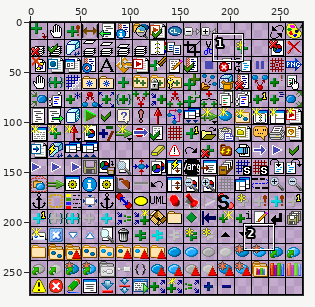
Two states of a sprite sheet, Delivery/studio/bitmaps/png/icon_matrix_16.png. The first picture is a wide view before the edit; the outline marks the close-up.
Close-up. First the earlier version:
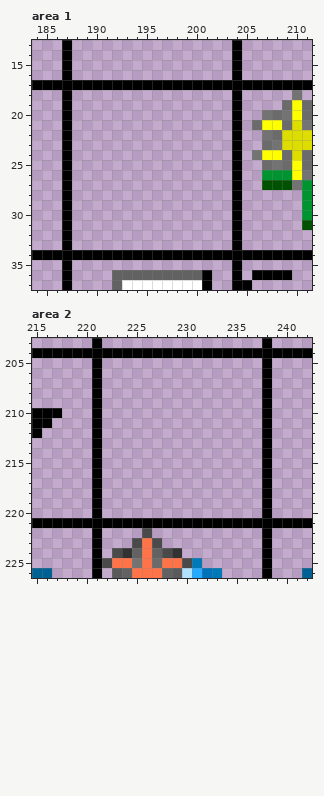
The file is 273x273 pixels. Colours within 5 levels of each other are drawn and written as one. Shown: area 1: x 184..211, y 13..37; area 2: x 215..242, y 203..226.
And afterwards:
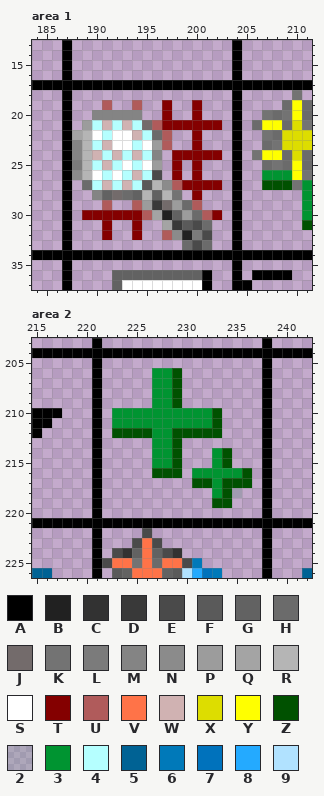
Palette (. is transparent): A #000000  B #212121  C #323232  D #393939  E #4a4a4a  F #5a5a5a  G #626262  H #6b6b6b  J #736b6b  K #737373  L #7b7b7b  M #848484  N #8b8b8b  P #9c9c9c  Q #a4a4a4  R #b5b5b5  S #ffffff  T #840000  U #b05b5b  V #ff7348  W #d0b2b2  X #dddd00  Y #ffff00  Z #005100  2 #0094311d  3 #009431  4 #b5ffff  5 #006294  6 #0079b9  7 #0072bc  8 #24aaff  9 #b1e2ff
Edits made:
Changed rows in their new state; - is an unchanged pixel.
Area 1:
first column x 188:
19 ---U--U--T--T--
20 --MMMMM--T--T--
21 -P4W4W4JUTTTTTT
22 QRS4SSW4HU--T--
23 MR4WSS4SPU--T--
24 MRW4W4W4M-TTTTT
25 LR4W4S4SP-T-T--
26 NRS4S4W4E-T-T--
27 -H4W4W4FRNUTTTT
28 --MGJHGRGRK-T--
29 ---U--UPDJPHU--
30 -TTTTTTUQBGPHUT
31 ---T--T--QDFEH-
32 ---T--T--UNBLE-
33 -----------HEH-
Area 2:
first column x 223:
206 ----33Z-------
207 ----33Z-------
208 ----33Z-------
209 ----33Z-------
210 3333333333Z---
211 3333333333Z---
212 ZZZZ33ZZZZZ---
213 ----33Z-------
214 ----33Z---3Z--
215 ----33Z---3Z--
216 ----ZZZ-33333Z
217 --------ZZ3ZZZ
218 ----------3Z2-
219 ----------ZZ--
Changed places in both close-ups, as pixel boxes (x1, y1, x2, y2):
added: (72, 100, 222, 250)
added: (112, 368, 252, 508)
